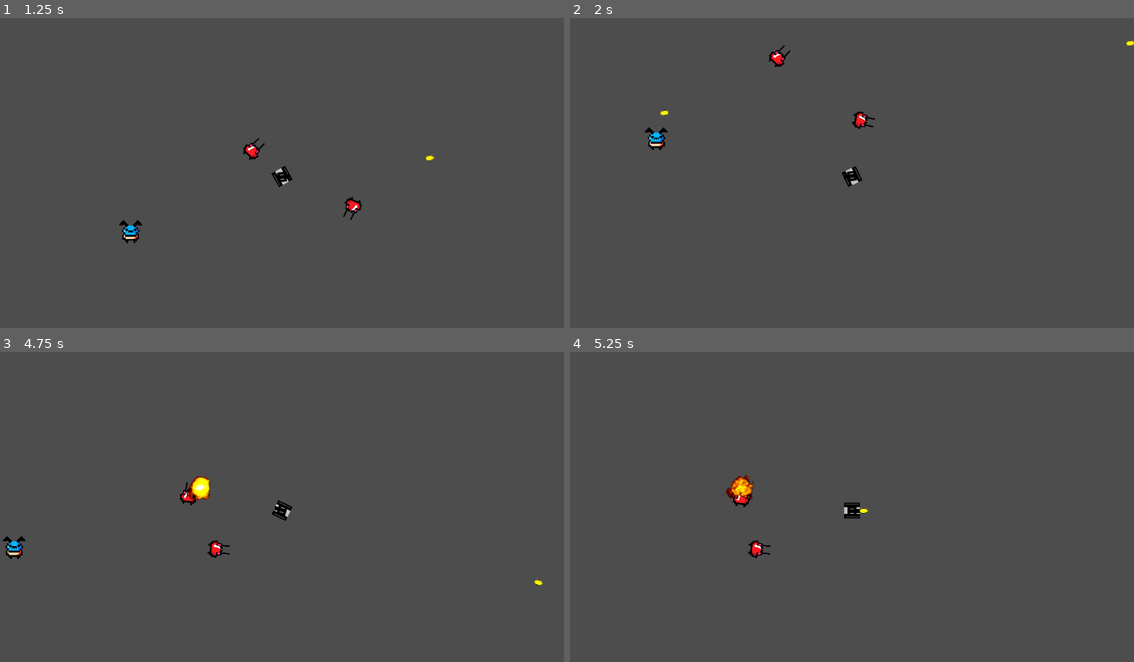
Above: before the commit, frames 1-4 (two rows, left to right).
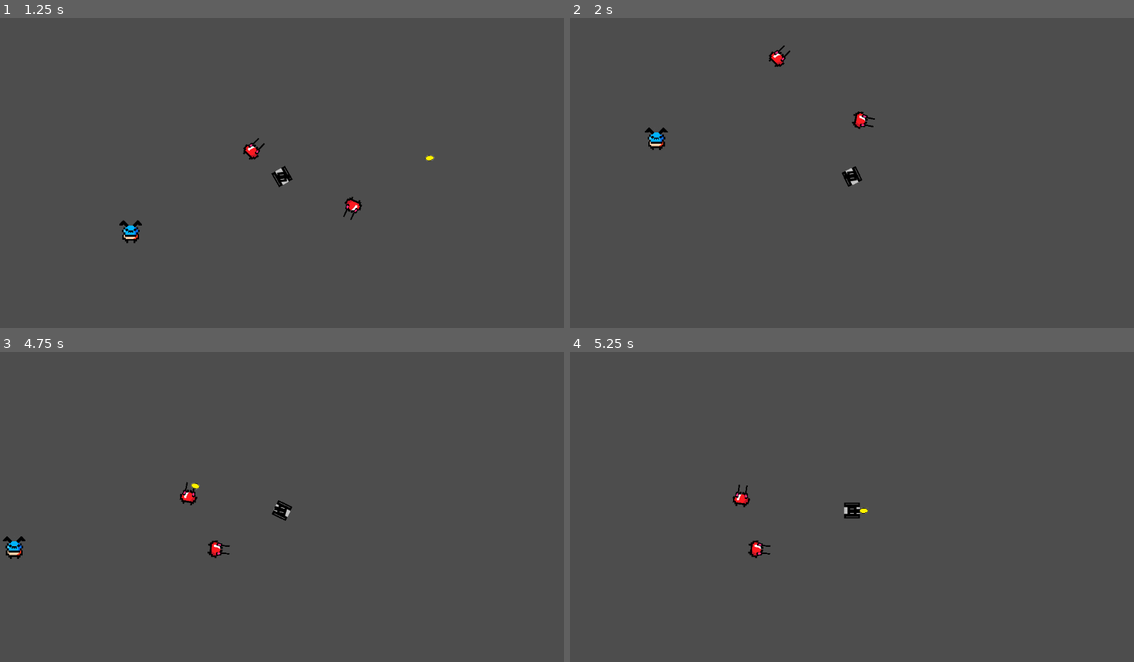
Above: after the commit, the same moments.

Repository: TheCrusty/Biotank-demake
Game: Godot game, scene res://levels/test_level.tscn
The game is run twice, just before and just after one commit, with the same random seed, the same clock (stepped at 60 frames per second) and the same inputs.
Inputs (mouse positions are in pixels of both pictures, inside the frame that each line leads up to):
- Up to frame 1 (1.25 s): move the mouse to (406, 160) at 0.52 s; hold D (Rotate_Right) from 0.53 s (still down); tap Space (Shoot) at 0.6 s
- Up to frame 2 (2 s): move the mouse to (739, 191) at 1.27 s; release D (Rotate_Right) at 1.28 s; hold S (Reverse) from 1.28 s (still down); tap Space (Shoot) at 1.35 s
- Up to frame 3 (4.75 s): move the mouse to (338, 441) at 2.02 s; release S (Reverse) at 2.03 s; hold D (Rotate_Right) 2.03-2.78 s; tap Space (Shoot) every 0.75 s from 2.1 to 4.35 s; move the mouse to (253, 575) at 2.77 s; hold W (Forward) 2.78-3.53 s; move the mouse to (451, 556) at 3.52 s; hold A (Rotate_Left) from 3.53 s (still down); move the mouse to (112, 463) at 4.27 s
- Up to frame 4 (5.25 s): move the mouse to (880, 510) at 5.02 s; release A (Rotate_Left) at 5.03 s; hold S (Reverse) from 5.03 s (still down); tap Space (Shoot) at 5.1 s

Frame 1 is identical in both runs. In frame 2, less than 0.1% of the frame differs, in the area x 16-100%, y 7-32%; in frame 3, 0.3%, in the area x 32-97%, y 40-76%; in frame 4, 0.3%.

Commit message:
made projectiles disappear after set distance

Diff:
--- a/levels/player.gd
+++ b/levels/player.gd
@@ -10,6 +10,7 @@
 func get_input():
 	if Input.is_action_just_pressed("Shoot"):
 		var projectile_instance = projectile.instantiate()
+		projectile_instance.shooter = self
 		owner.add_child(projectile_instance)
 		projectile_instance.transform = $TankTopPivot.global_transform
 	else:
--- a/levels/projectile.gd
+++ b/levels/projectile.gd
@@ -5,10 +5,14 @@
 
 var exploding = false
 
+var shooter = null
+
 func _process(delta):
 	if not exploding:
 		position += transform.x * speed * delta
-
+		print(global_position.distance_to(shooter.global_position))
+		if global_position.distance_to(shooter.global_position) >= 400:
+			queue_free()
 
 func _on_explosion_animation_finished():
 	queue_free()
--- a/levels/projectile.tscn
+++ b/levels/projectile.tscn
@@ -143,5 +143,4 @@
 animation = &"Explode"
 
 [connection signal="area_entered" from="." to="." method="_on_area_entered"]
-[connection signal="body_entered" from="." to="." method="_on_body_entered"]
 [connection signal="animation_finished" from="Explosion" to="." method="_on_explosion_animation_finished"]
